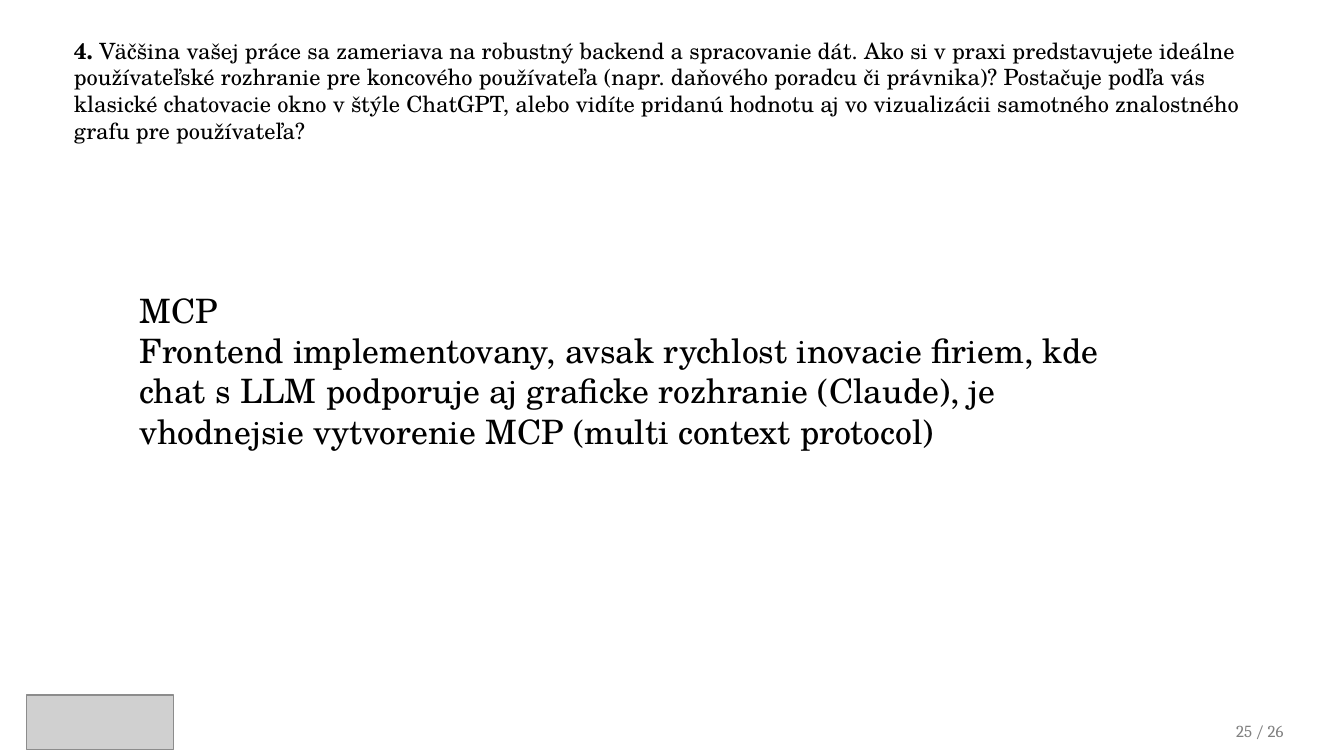
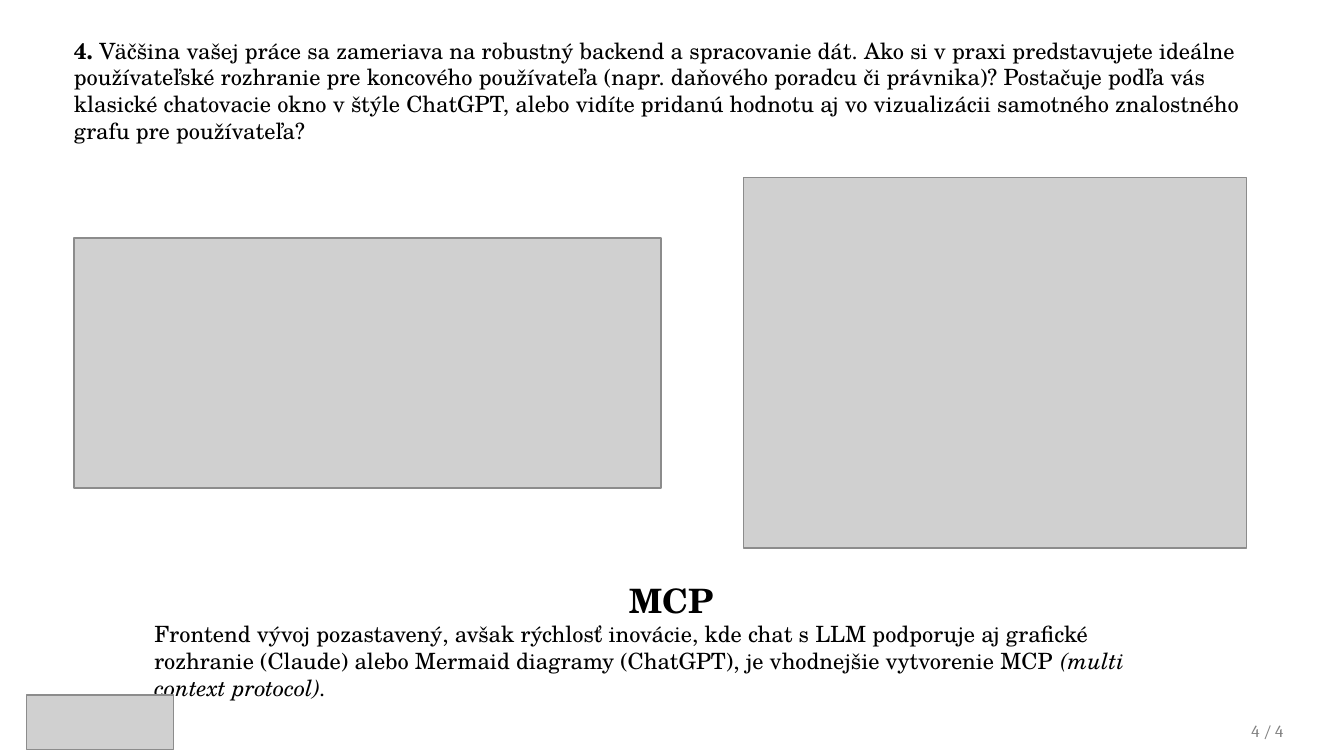
Before and after one commit to samuelbagin1/llm-knowledge-graph, a slide deck: slide 23 of presentations/Tvorba_znalostnych_grafov_obhajoba1.pptx (slide 27 before the commit). Drawn at 1344x756 pixels with LibreOffice and Linux fonts; fonts in the diff are those of the drawing; grey boxes stand for pictures. Boxes give left, top, right and bottom in pixels: in the first picture for what was removed or moved away, otherwise in the second. Text is boxed around its words. In the diff, an @@ line names an element or a change of style, - is before the commit and + after.

```diff
--- a/presentations/Tvorba_znalostnych_grafov_obhajoba1.pptx
+++ b/presentations/Tvorba_znalostnych_grafov_obhajoba1.pptx
@@ picture added at [743,177,1247,548] @@
@@ picture added at [74,238,661,488] @@
@@ text "MCP": place and size @@
-text "MCP" at [139,298,1099,451]
+text "MCP" at [154,588,1124,674]
@@ text at [630,588,715,614]: bold on in "MCP"; alignment left to centre @@
@@ text at [154,625,1124,674]: text changed; size 18 to 12 pt @@
-Frontend implementovany, avsak rychlost inovacie firiem, kde chat s LLM podporuje aj graficke rozhranie (Claude), je vhodnejsie vytvorenie MCP (multi context protocol)
+Frontend vývoj pozastavený, avšak rýchlosť inovácie, kde chat s LLM podporuje aj grafické rozhranie (Claude) alebo Mermaid diagramy (ChatGPT), je vhodnejšie vytvorenie MCP (multi context protocol).
@@ text at [1251,725,1283,737]: text changed @@
-25 / 26
+4 / 4
```
Also in this commit, not shown: 20 other slides changed, 5 slides removed, 7 other files.
